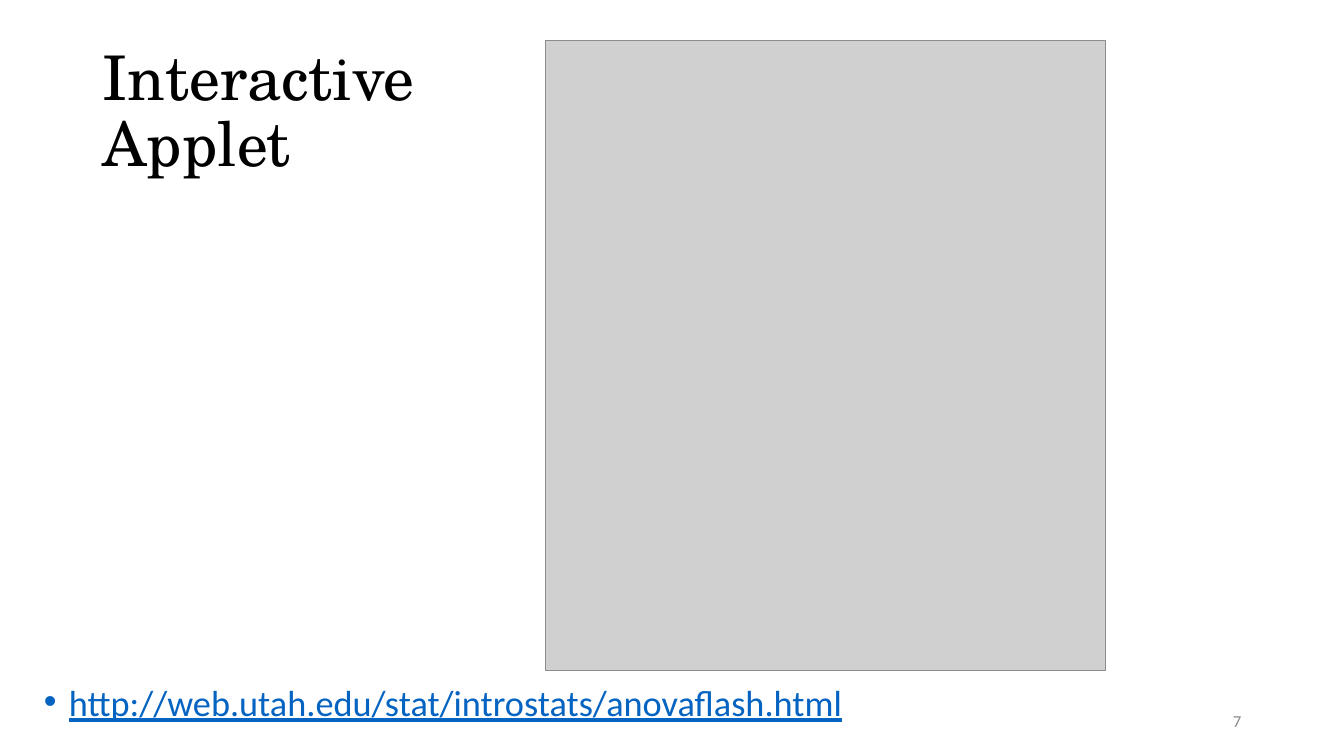
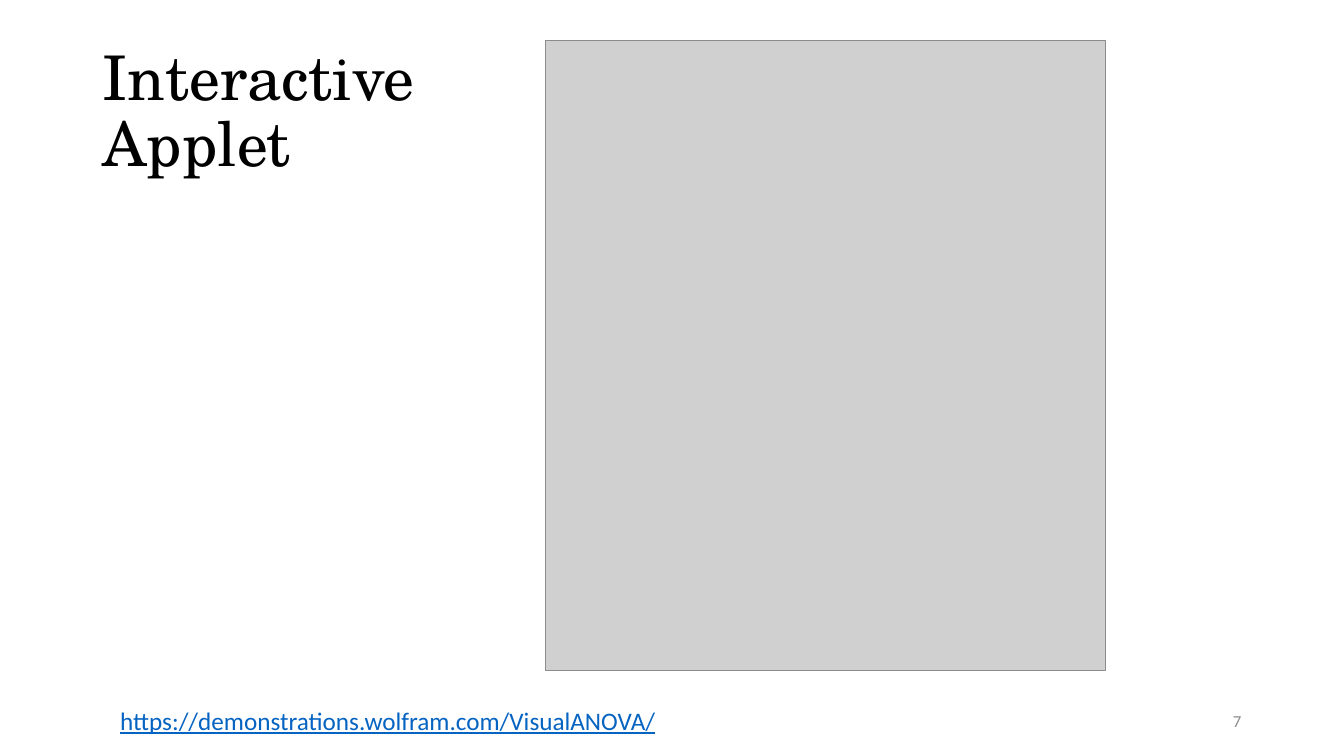
Before and after one commit to CEHS-research/PSY-6600_public, a slide deck: slide 7 of slides/ch12_oneANOVA.pptx. Drawn at 1344x756 pixels with LibreOffice and Linux fonts; fonts in the diff are those of the drawing; grey boxes stand for pictures. Boxes give left, top, right and bottom in pixels: in the first picture for what was removed or moved away, otherwise in the second. Text is boxed around its words. In the diff, an @@ line names an element or a change of style, - is before the commit and + after.

Commit message:
ch 12 slides

```diff
--- a/slides/ch12_oneANOVA.pptx
+++ b/slides/ch12_oneANOVA.pptx
@@ text removed at [69, 690, 842, 722] @@
-• http://web.utah.edu/stat/introstats/anovaflash.html
@@ text added at [120, 712, 655, 734], 18 pt, text #0563C1, underline @@
+https://demonstrations.wolfram.com/VisualANOVA/
```
